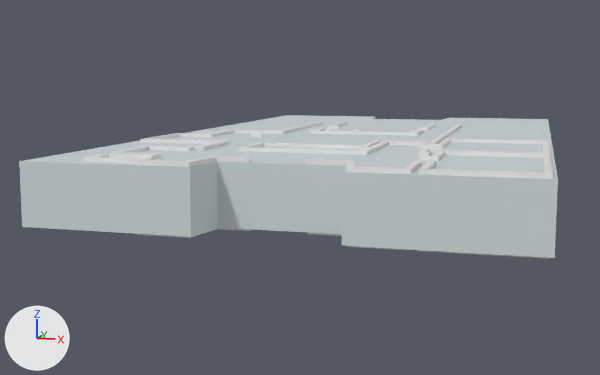
An edit to the Blender file Kapitol_MAIN.blend, drawn before and after from the same camera.
Both versions are drawn from a camera (50 mm lens) standing at (9.7, -28.6, 6.3) and looking at (-3.5, 17.6, -0.4). The axes (+X, +Y, +Z) are drawn at lower left. The lights are the same throughout.

The scene before the commit, as lines of its bpy script (objects in view):
```python
me_cube_001 = bpy.data.meshes.new('Cube.001')
me_cube_001.from_pydata(...)  # 112 vertices, 110 faces; spans x -1.0..1.0, y 0.03..2.03, z 0.0..0.12
me_cube_001.materials.append(mat_vertex)
me_plane = bpy.data.meshes.new('Plane')
me_plane.from_pydata(...)  # 168 vertices, 75 faces; spans x -8.0..12.1, y -14.1..12.5, z -2.9..0.1
# before: 20 (6.9, -7.5, 0.1), 22 (6.9, -7.5, -2.8), 36 (7.5, -6.5, 0.1), 37 (7.0, 0.3, 0.1), 38 (7.5, -6.5, -2.8)
# before: 39 (7.0, 0.3, -2.8), 40 (7.0, -3.6, -2.8), 41 (7.0, -3.6, 0.1), 42 (7.5, -5.9, 0.1), 43 (7.5, -5.9, -2.8)
# before: 48 (6.9, -5.9, 0.1), 50 (6.9, -5.9, -2.8), 104 (6.8, -2.2, 0.1), 105 (6.8, -2.2, -2.8), 106 (6.8, 12.5, 0.1)
# before: 107 (6.8, 12.5, -2.8), 140 (4.8, 4.0, 0.1), 143 (4.8, 4.0, -2.8), 156 (4.8, 5.9, 0.1), 159 (4.8, 5.9, -2.8)
# before: 164 (4.4, 5.9, 0.1), 167 (4.4, 5.9, -2.8)
ob_kapitol_001 = bpy.data.objects.new('KAPITOL.001', me_cube_001)
ob_kapitol_001.location = (0.0, 0.0, 0.0)
ob_kapitol_001.scale = (10.4, 18.7, 23.1)
ob_plane = bpy.data.objects.new('Plane', me_plane)
ob_plane.location = (-1.9, 14.72, 2.73)
_m = ob_plane.modifiers.new('Solidify', 'SOLIDIFY')
_m.thickness = 0.27
_m.use_even_offset = True
```
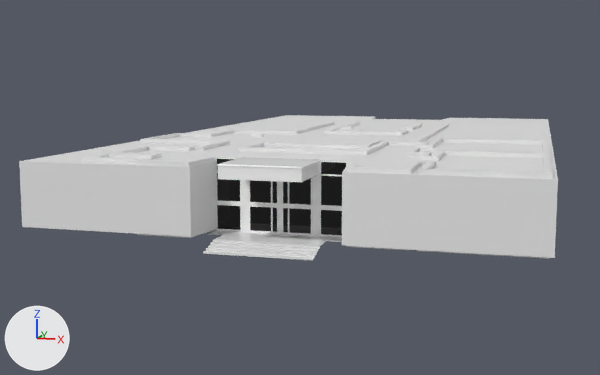
Changed parts and their boxes [x1, y1, x2, y2] in the pictures (600 x 375 px; the box of a moved part takes in the faces that stretch with it):
```json
{"object": "KAPITOL.001", "change": "recoloured", "before": [19, 115, 558, 258], "after": [19, 115, 558, 258]}
{"object": "Cube.002", "change": "added", "after": [208, 157, 348, 245]}
{"object": "Cube.001", "change": "added", "after": [217, 157, 321, 182]}
{"object": "Plane.003", "change": "added", "after": [203, 239, 321, 261]}
{"part": 1, "of": "me_plane", "change": "moved or reshaped", "before": [417, 124, 436, 131], "after": [403, 123, 423, 131]}
{"part": 2, "of": "me_plane", "change": "moved or reshaped", "before": [327, 122, 348, 129], "after": [341, 122, 360, 129]}
{"part": 3, "of": "me_plane", "change": "moved or reshaped", "before": [379, 124, 547, 156], "after": [379, 124, 547, 156]}
{"part": 4, "of": "me_plane", "change": "moved or reshaped", "before": [233, 128, 338, 134], "after": [233, 128, 345, 134]}
{"part": 5, "of": "me_plane", "change": "moved or reshaped", "before": [280, 122, 323, 134], "after": [295, 122, 335, 134]}
```

The change, as JSON lines over the scene's bpy script:
```json
{"op": "add", "block": "mat_material_001", "code": ["mat_material_001 = bpy.data.materials.new('Material.001')", "mat_material_001.use_nodes = True; mat_material_001.node_tree.nodes.clear()", "_N = mat_material_001.node_tree.nodes; _L = mat_material_001.node_tree.links", "n0 = _N.new('ShaderNodeBsdfPrincipled'); n0.name = 'Principled BSDF'", "n0.inputs[2].default_value = 0.0273  # 'Roughness'", "n1 = _N.new('ShaderNodeOutputMaterial'); n1.name = 'Material Output'", "n2 = _N.new('ShaderNodeAttribute'); n2.name = 'Attribute'", "n2.attribute_name = 'Attribute'", "_L.new(n0.outputs[0], n1.inputs[0])  # 'BSDF' to 'Surface'", "_L.new(n2.outputs[0], n0.inputs[0])  # 'Color' to 'Base Color'"]}
{"block": "me_cube_001", "where": "me_cube_001.from_pydata(...)  # 112 vertices, 110 faces; spans x -1.0..1.0, y 0.03..2.03, z 0.0..0.12"}
{"op": "remove", "block": "me_cube_001", "code": "me_cube_001.materials.append(mat_vertex)"}
{"block": "me_plane", "where": "me_plane.from_pydata(...)  # 168 vertices, 75 faces; spans x -8.0..12.1, y -14.1..12.5, z -2.9..0.1"}
{"block": "me_plane", "where": "# used by ob_plane; location = (-1.9, 14.72, 2.73)"}
{"block": "me_plane", "change": "me_plane part 1: the loose piece of 6 vertices spanning x 4.4..4.8, y 8.2..12.5, z -2.8..0.1 is moved by (-0.9, 0.0, 0.0)"}
{"block": "me_plane", "change": "me_plane part 2: the loose piece of 6 vertices spanning x -1.0..-0.5, y 8.2..12.5, z -2.8..0.1 is moved by (0.9, 0.0, 0.0)"}
{"block": "me_plane", "change": "me_plane part 3"}
{"op": "add", "block": "me_plane", "code": "for i in [36, 38, 42, 43, *range(104, 108), 140, 143, 156, 159, 164, 167]: me_plane.vertices[i].co += Vector((-0.9, 0.0, 0.0))"}
{"op": "add", "block": "me_plane", "code": "for i in [20, 22, 48, 50]: me_plane.vertices[i].co += Vector((-0.5, 0.0, 0.0))"}
{"op": "add", "block": "me_plane", "code": "for i in [37, 39, 40, 41]: me_plane.vertices[i].co += Vector((-0.4, 0.0, 0.0))"}
{"block": "me_plane", "change": "me_plane part 4: all 4 vertices in x -3.0..-0.5, y 3.3..5.9, z 0.1 are moved by (0.9, 0.0, 0.0)"}
{"block": "me_plane", "change": "me_plane part 5: the 1 vertex in x -3.0, y 12.5, z 0.1 is moved by (0.9, 0.0, 0.0)"}
{"op": "add", "block": "me_plane_004", "code": ["me_plane_004 = bpy.data.meshes.new('Plane.004')", "me_plane_004.from_pydata(...)  # 22 vertices, 10 faces; spans x -2.13..2.13, y -0.72..0.0, z -0.32..0.0"]}
{"op": "add", "block": "me_cube_005", "code": ["me_cube_005 = bpy.data.meshes.new('Cube.005')", "me_cube_005.from_pydata(...)  # 20 vertices, 18 faces; spans x -1.25..1.25, y -2.13..0.05, z 2.0..2.46", "me_cube_005.materials.append(mat_material_001)"]}
{"op": "add", "block": "me_cube_004", "code": ["me_cube_004 = bpy.data.meshes.new('Cube.004')", "me_cube_004.from_pydata(...)  # 568 vertices, 660 faces; spans x -2.08..2.08, y -1.37..0.03, z 0.0..2.42", "me_cube_004.materials.append(mat_material_001)"]}
{"op": "add", "block": "ob_plane_003", "code": ["ob_plane_003 = bpy.data.objects.new('Plane.003', me_plane_004)", "ob_plane_003.location = (-0.01, 0.93, -0.11)", "ob_plane_003.scale = (1.0, 1.66, 1.0)"]}
{"op": "add", "block": "ob_cube_001", "code": ["ob_cube_001 = bpy.data.objects.new('Cube.001', me_cube_005)", "ob_cube_001.location = (-0.01, 2.61, -0.11)", "ob_cube_001.scale = (1.31, 1.23, 1.23)"]}
{"op": "add", "block": "ob_cube_002", "code": ["ob_cube_002 = bpy.data.objects.new('Cube.002', me_cube_004)", "ob_cube_002.location = (-0.01, 2.61, -0.11)", "ob_cube_002.scale = (1.31, 1.23, 1.23)"]}
```
